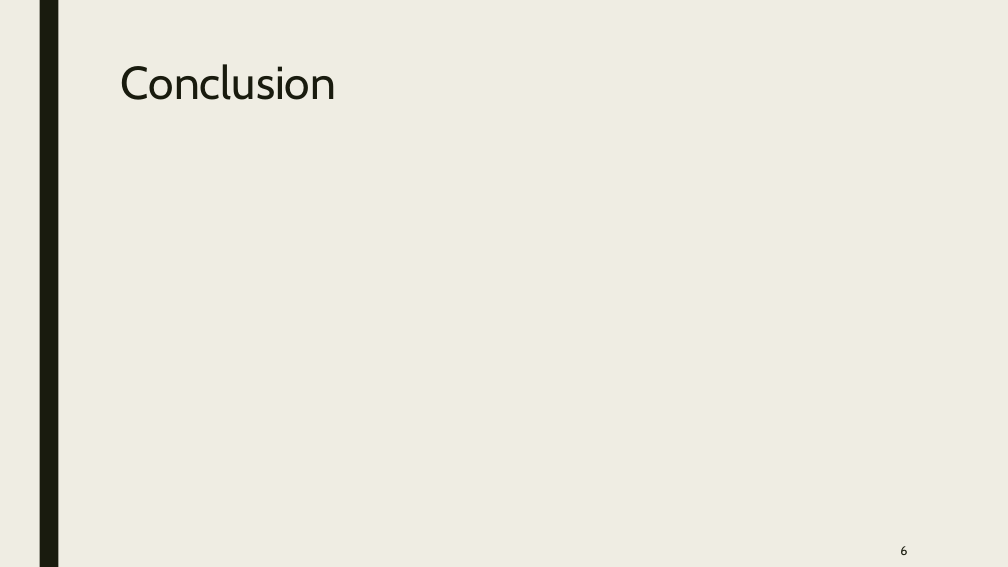
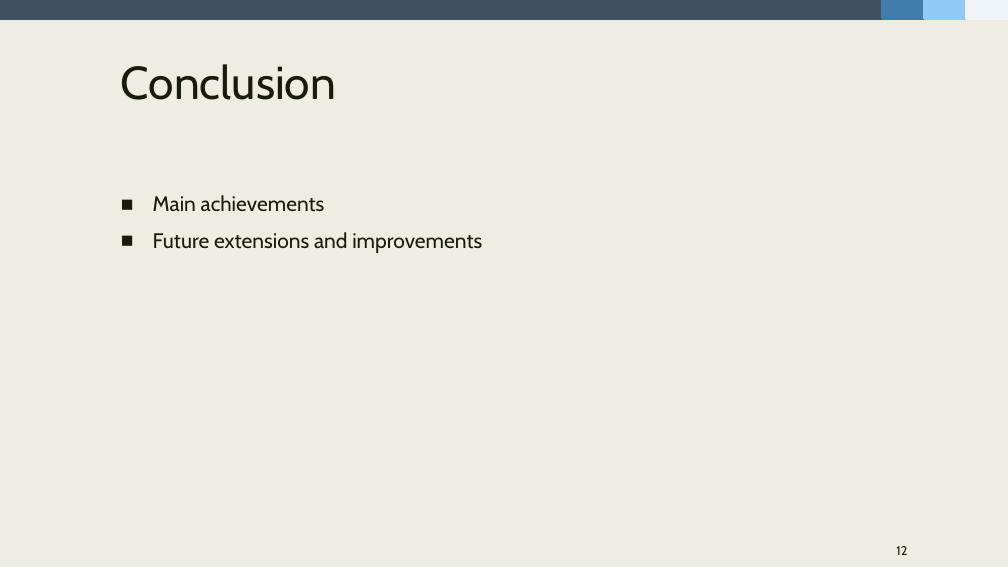
Before and after one commit to fidsusj/HateSpeechDetection, a slide deck: slide 12 of docs/presentation/presentation-slides.pptx (slide 6 before the commit). Drawn at 1008x567 pixels with LibreOffice and Linux fonts; fonts in the diff are those of the drawing. Boxes give left, top, right and bottom in pixels: in the first picture for what was removed or moved away, otherwise in the second. Text is boxed around its words. In the diff, an @@ line names an element or a change of style, - is before the commit and + after.

Commit message:
main: presentation update according to meeting agreements

```diff
--- a/docs/presentation/presentation-slides.pptx
+++ b/docs/presentation/presentation-slides.pptx
@@ rectangle added at [0,0,883,19], fill #3F5161, outline #3F5161 2.75 pt @@
@@ rectangle removed at [39,0,58,567] @@
@@ rectangle added at [883,0,925,19], fill #427CAC, outline #427CAC 2.75 pt @@
@@ rectangle added at [925,0,966,19], fill #91C8F6, outline #91C8F6 2.75 pt @@
@@ rectangle added at [966,0,1008,19], fill #EFF4F9, outline #EFF4F9 2.75 pt @@
@@ text added at [153,195,482,253], 20 pt, text #191B0E @@
+■ Main achievements
+■ Future extensions and improvements
@@ page number at [896,546,907,555]: text changed @@
-6
+12
```
Also in this commit, not shown: 5 other slides changed, 7 slides added.
